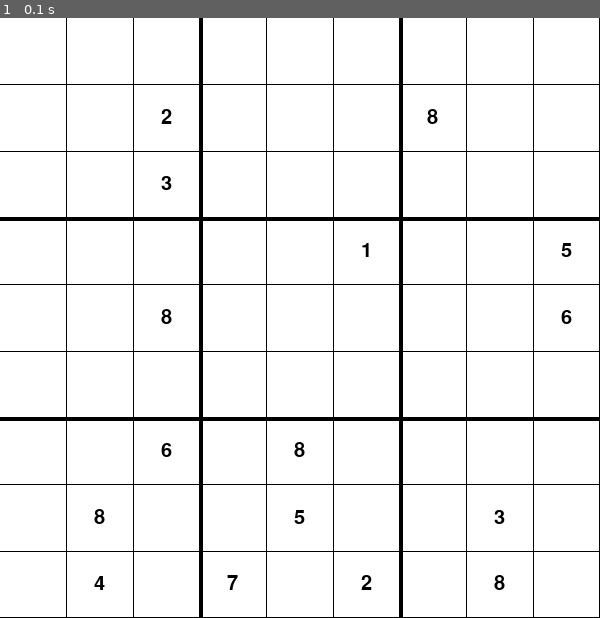
Above: before the commit, frame 1.
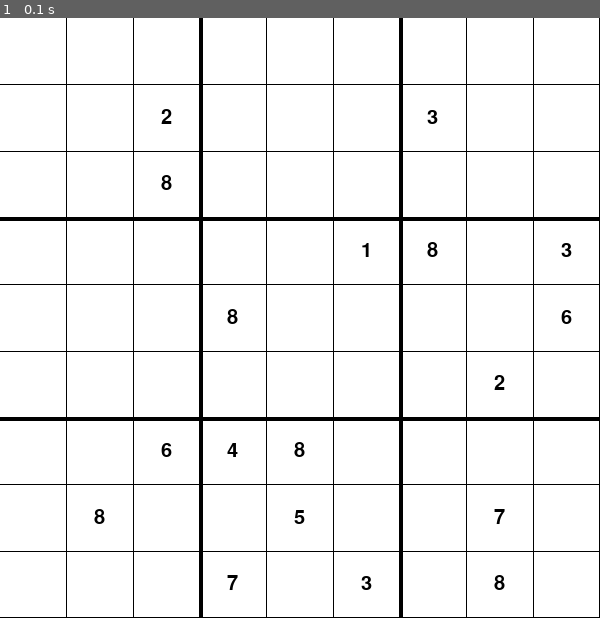
Above: after the commit, the same moment.

Repository: Lorena1908/Sudoku_Game
Game: pygame game, started from main-pygame.py
The game is run twice, just before and just after one commit, with the same random seed, the same clock (stepped at 60 frames per second) and the same inputs.
Inputs:
- Up to frame 1 (0.1 s): no input

The runs differ from the first frame. In frame 1, 0.3% of the frame differs, in the area x 15-96%, y 15-96%.

Commit message:
Fixed create_board() function

Diff:
--- a/main_terminal.py
+++ b/main_terminal.py
@@ -78,16 +78,20 @@
     while num < total_num:
         line = random.randrange(1, rows)
         col = random.randrange(1, rows)
+
+        if board[line][col] != 0:
+            continue
+
         num_board = random.randrange(1, rows+1)
         line_offset, col_offset = generate_offset(line, col)
-
-        num += 1
 
         board[line][col] = num_board
 
         if not(check_line_and_col(board, line, col)) or not(check_squares(board, line, col, line_offset, col_offset)):
-            num -= 1
             board[line][col] = 0
+            continue
+
+        num += 1
     return board
 
 
--- a/test.py
+++ /dev/null
@@ -1,12 +0,0 @@
-from main_terminal import create_board, print_board
-
-board = create_board(9, 9, 27)
-print_board(board)
-
-num = 0
-for line in range(len(board)):
-    for col in range(len(board[line])):
-        if board[line][col] != 0:
-            num += 1
-
-print(num)
